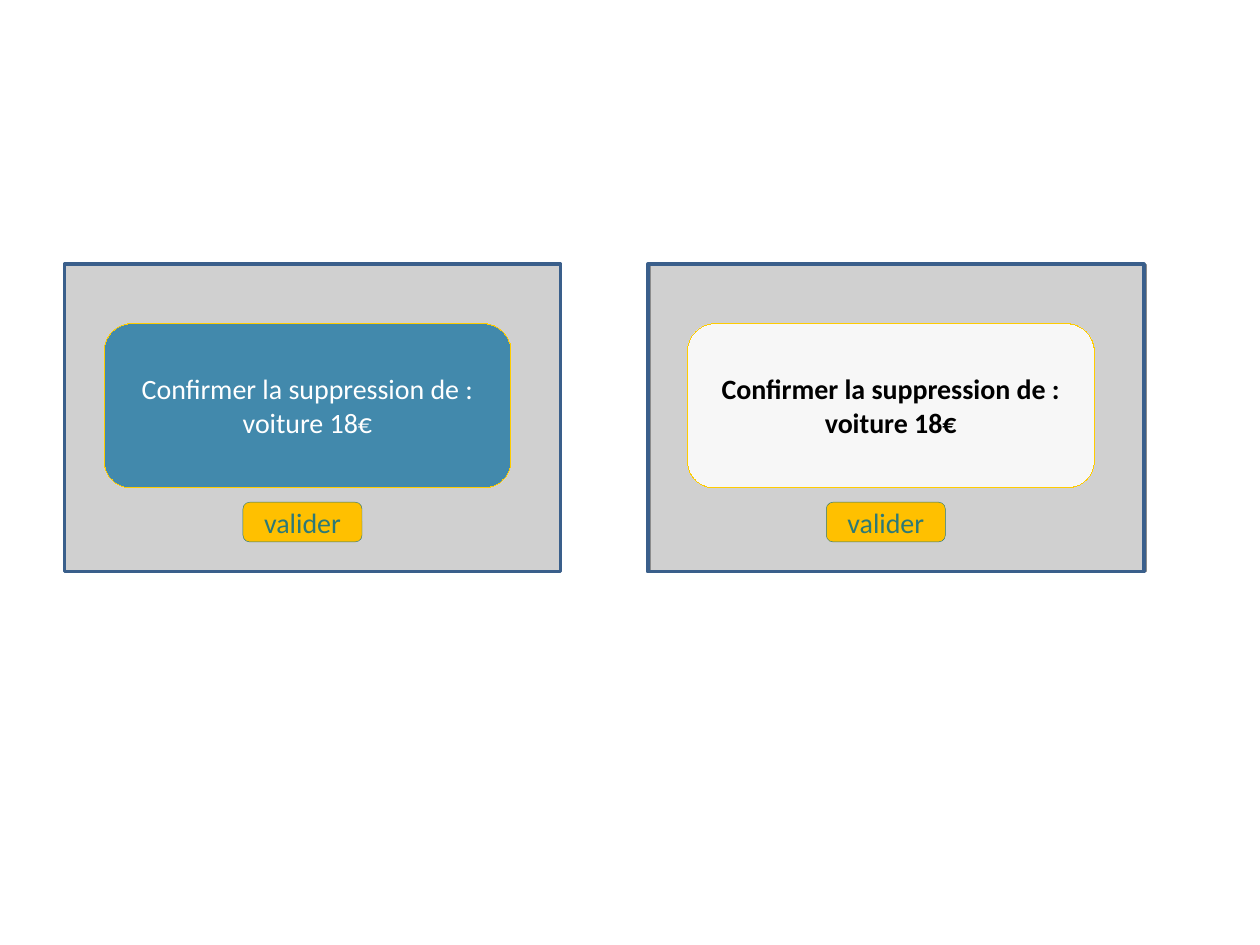
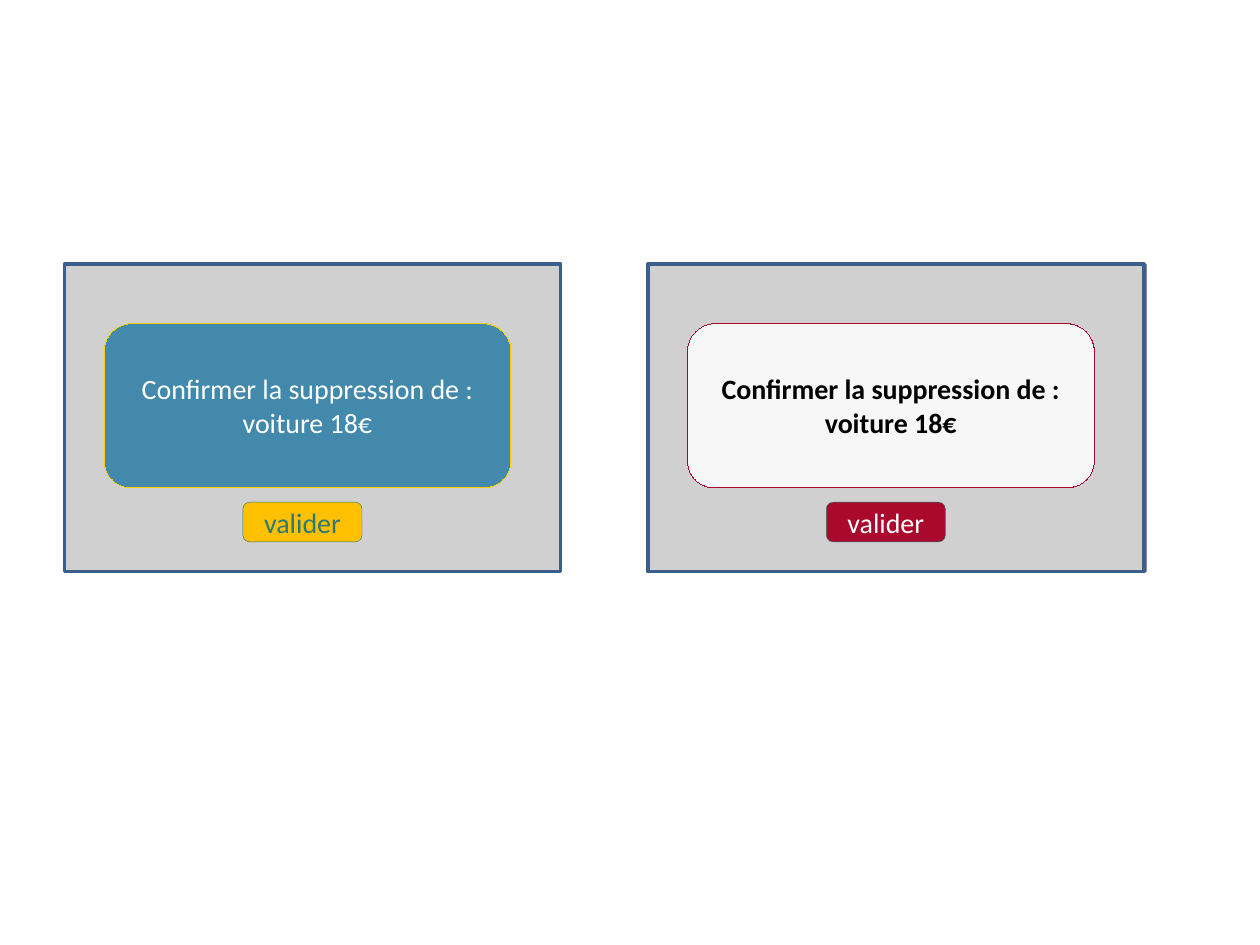
Before and after one commit to Tinkerbell777/gestion_compte, a slide deck: slide 9 of maquette_autre_fond.pptx. Drawn at 1260x945 pixels with LibreOffice and Linux fonts; fonts in the diff are those of the drawing; grey boxes stand for pictures. Boxes give left, top, right and bottom in pixels: in the first picture for what was removed or moved away, otherwise in the second. Text is boxed around its words. In the diff, an @@ line names an element or a change of style, - is before the commit and + after.

```diff
--- a/maquette_autre_fond.pptx
+++ b/maquette_autre_fond.pptx
@@ picture at (650,265,1147,572): rotation 180 to 0 degrees @@
@@ rounded rectangle "Confirmer la suppression de :" at (688,324,1095,488): outline #FFCC00 0.75 pt to #AA082D 0.75 pt @@
@@ rounded rectangle "valider" at (827,503,945,542): text colour #2D7977 to #FFFFFF; fill #FFC000 to #AA082D @@
```
Also in this commit, not shown: 10 other slides changed, 5 other files.
